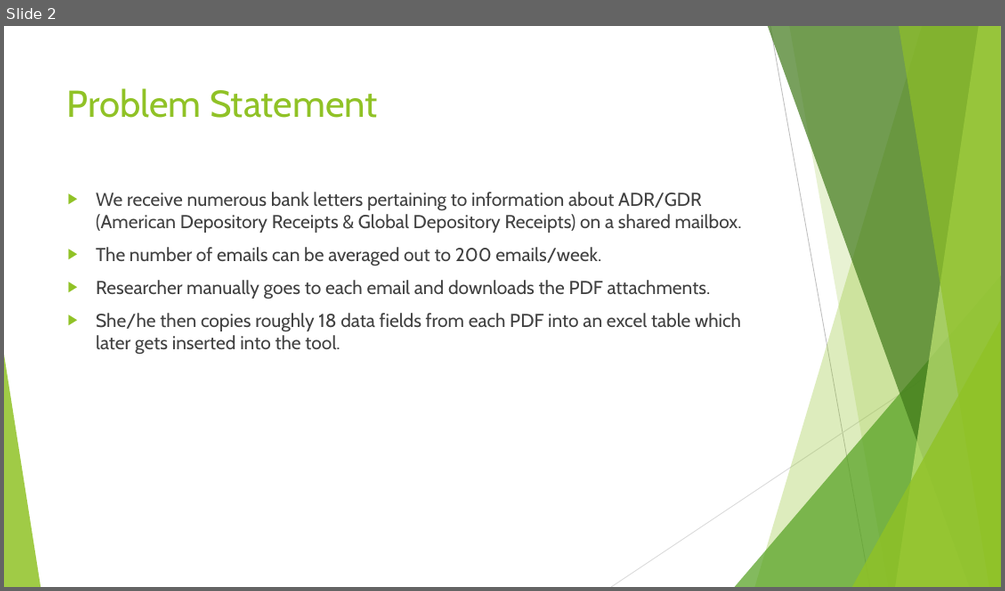
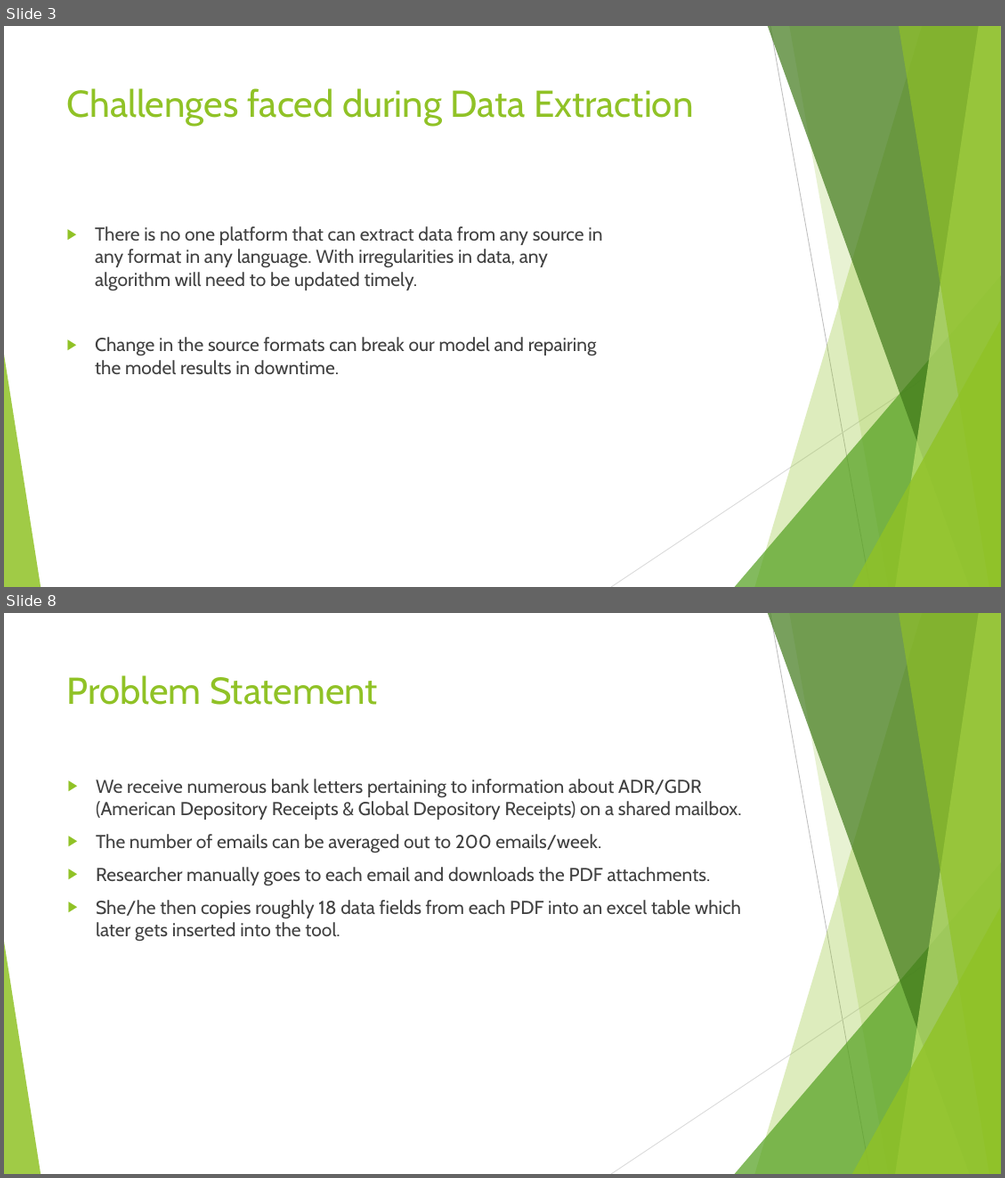
Before and after one commit to Aakriti23/Regular-Expressions, a slide deck: Regular Expressions.pptx. Shown one above the other, each under a label of ours: slide 2 before the commit, slides 3 and 8 after it; the slides between them are not shown. The pictures are 1005x591 and 1005x1178 pixels, drawn with LibreOffice and Linux fonts; fonts in the diff are those of the drawing. Boxes give left, top, right and bottom in pixels: in the first picture for what was removed or moved away, otherwise in the second. Text is boxed around its words. In the diff, an @@ line names an element or a change of style, - is before the commit and + after.

```diff
--- a/Regular Expressions.pptx
+++ b/Regular Expressions.pptx
@@ slide 3 added at box(4, 26, 1001, 587), background #FFFFFF; not listed: 10 template elements that a slide beside it also shows @@
@@ title added at box(67, 88, 693, 126), 36 pt, text #90C226 @@
+Challenges faced during Data Extraction
@@ text added at box(95, 226, 602, 374), 18 pt, text #404040 @@
+▶ There is no one platform that can extract data from any source in any format in any language. With irregularities in data, any algorithm will need to be updated timely.
+▶ Change in the source formats can break our model and repairing the model results in downtime.
@@ what was slide 2 is now slide 8 @@
```
Also in this commit, not shown: 3 slides changed, 3 other slides added, 2 other files.
